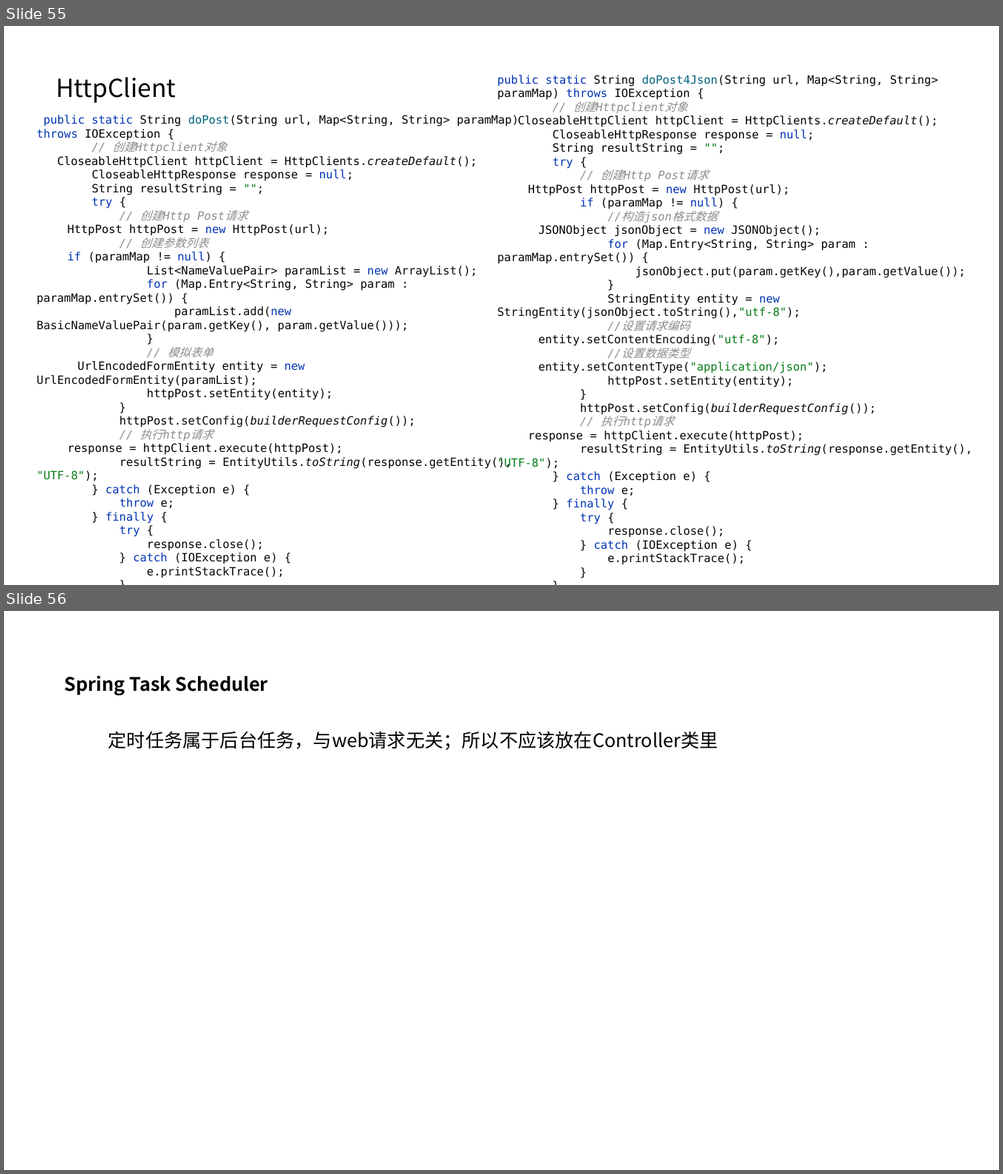
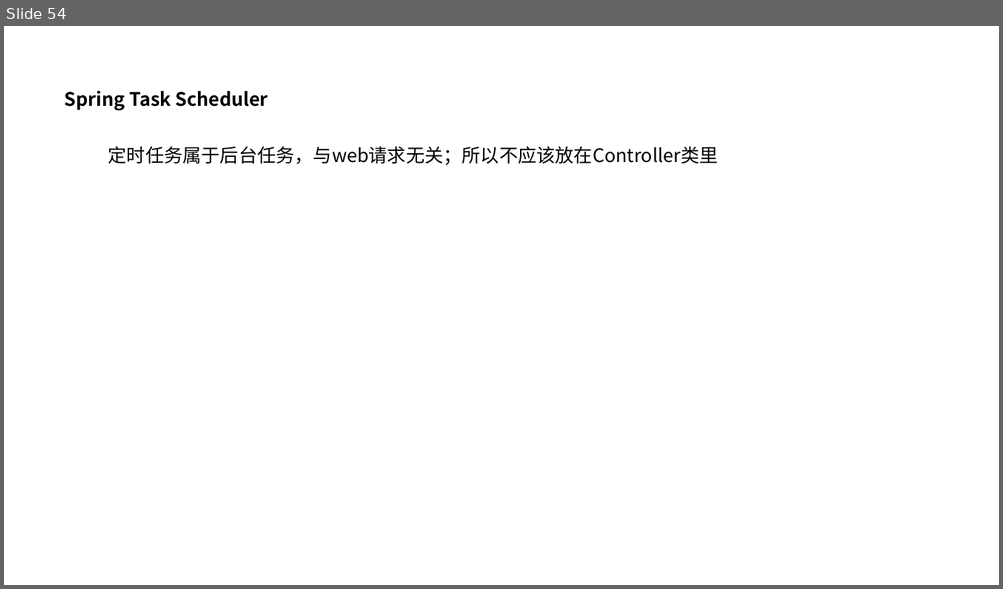
Before and after one commit to 7000qwq/gold, a slide deck: design.pptx. Shown one above the other, each under a label of ours: slides 55 and 56 before the commit, slide 54 after it. The pictures are 1003x1174 and 1003x589 pixels, drawn with LibreOffice and Linux fonts; fonts in the diff are those of the drawing. Boxes give left, top, right and bottom in pixels: in the first picture for what was removed or moved away, otherwise in the second. Text is boxed around its words. In the diff, an @@ line names an element or a change of style, - is before the commit and + after.

```diff
--- a/design.pptx
+++ b/design.pptx
@@ slide 55 removed at (4,26,999,585), background #FFFFFF @@
@@ text removed at (56,77,176,103) @@
-HttpClient
@@ text removed at (497,75,973,565) @@
-public static String doPost4Json(String url, Map<String, String> paramMap) throws IOException {
-// 创建Httpclient对象
-CloseableHttpClient httpClient = HttpClients.createDefault();
-CloseableHttpResponse response = null;
-String resultString = "";
-try {
-// 创建Http Post请求
-HttpPost httpPost = new HttpPost(url);
-if (paramMap != null) {
-//构造json格式数据
-JSONObject jsonObject = new JSONObject();
-for (Map.Entry<String, String> param : paramMap.entrySet()) {
-jsonObject.put(param.getKey(),param.getValue());
-}
-StringEntity entity = new StringEntity(jsonObject.toString(),"utf-8");
-//设置请求编码
-entity.setContentEncoding("utf-8");
-//设置数据类型
-entity.setContentType("application/json");
-httpPost.setEntity(entity);
-}
-httpPost.setConfig(builderRequestConfig());
-// 执行http请求
-response = httpClient.execute(httpPost);
-resultString = EntityUtils.toString(response.getEntity(), "UTF-8");
-} catch (Exception e) {
-throw e;
-} finally {
-try {
-response.close();
-} catch (IOException e) {
-e.printStackTrace();
-}
-}
-return resultString;
-}
@@ text removed at (37,115,519,579) @@
-public static String doPost(String url, Map<String, String> paramMap) throws IOException {
-// 创建Httpclient对象
-CloseableHttpClient httpClient = HttpClients.createDefault();
-CloseableHttpResponse response = null;
-String resultString = "";
-try {
-// 创建Http Post请求
-HttpPost httpPost = new HttpPost(url);
-// 创建参数列表
-if (paramMap != null) {
-List<NameValuePair> paramList = new ArrayList();
-for (Map.Entry<String, String> param : paramMap.entrySet()) {
-paramList.add(new BasicNameValuePair(param.getKey(), param.getValue()));
-}
-// 模拟表单
-UrlEncodedFormEntity entity = new UrlEncodedFormEntity(paramList);
-httpPost.setEntity(entity);
-}
-httpPost.setConfig(builderRequestConfig());
-// 执行http请求
-response = httpClient.execute(httpPost);
-resultString = EntityUtils.toString(response.getEntity(), "UTF-8");
-} catch (Exception e) {
-throw e;
-} finally {
-try {
-response.close();
-} catch (IOException e) {
-e.printStackTrace();
-}
-}
-return resultString;
-}
@@ what was slide 56 is now slide 54 @@
```
Also in this commit, not shown: 1 slide changed, 3 slides added, 1 other slide removed, 18 other files.
